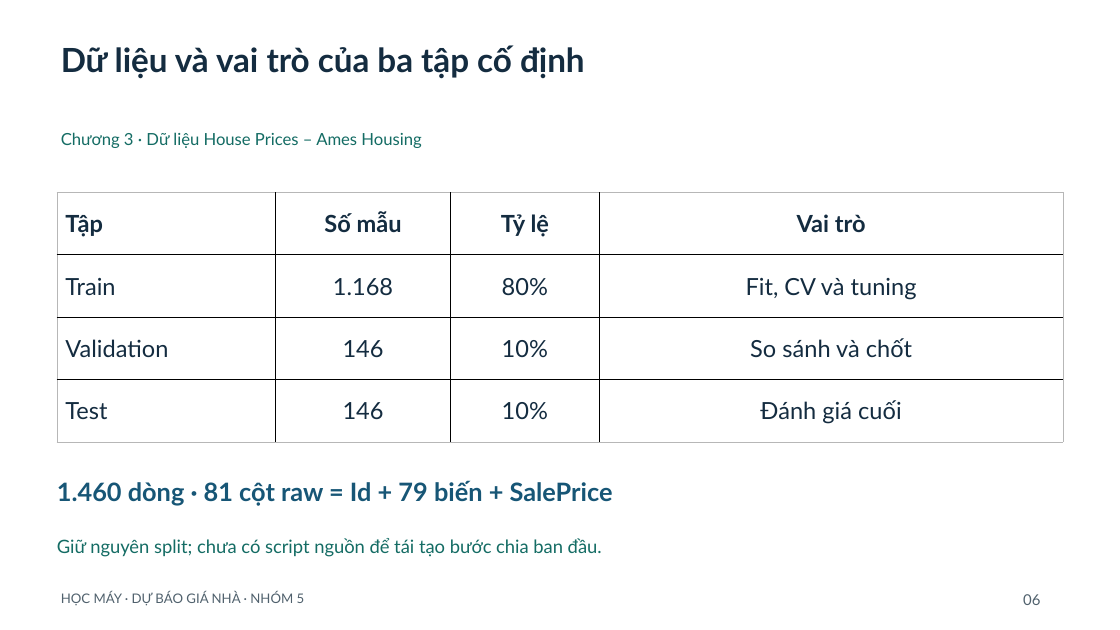
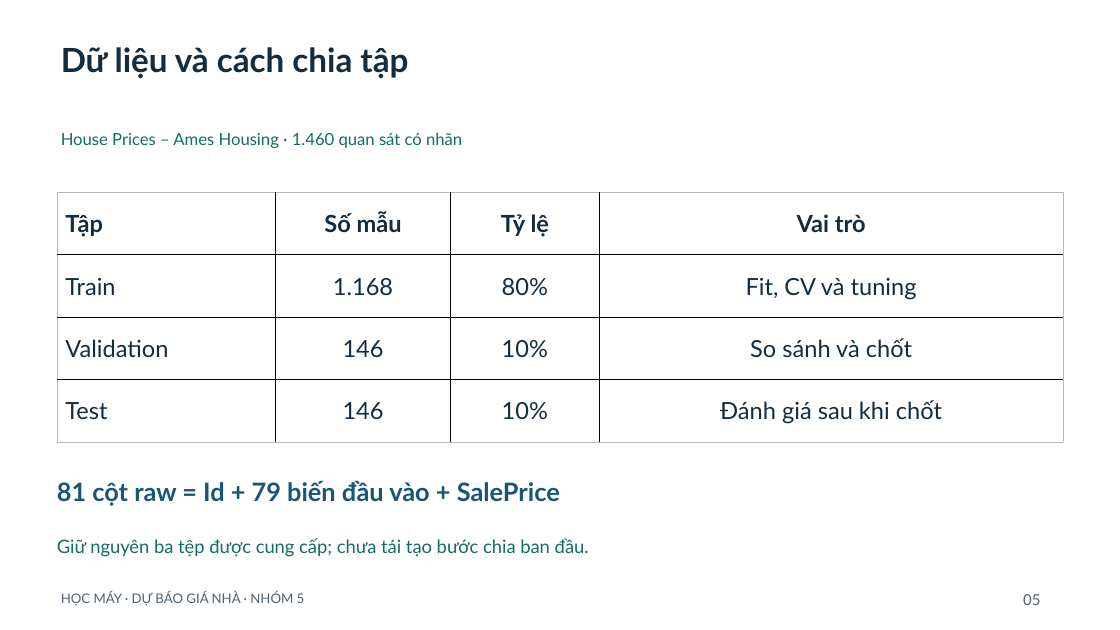
Before and after one commit to ngtd-2609/ames-house-price-prediction, a slide deck: slide 5 of slides/Slide_Hoc_may.pptx (slide 6 before the commit). Drawn at 1120x630 pixels with LibreOffice and Linux fonts; fonts in the diff are those of the drawing. Boxes give left, top, right and bottom in pixels: in the first picture for what was removed or moved away, otherwise in the second. Text is boxed around its words. In the diff, an @@ line names an element or a change of style, - is before the commit and + after.

```diff
--- a/slides/Slide_Hoc_may.pptx
+++ b/slides/Slide_Hoc_may.pptx
@@ text at box(61, 47, 408, 79): text changed @@
-Dữ liệu và vai trò của ba tập cố định
+Dữ liệu và cách chia tập
@@ text at box(61, 132, 462, 148): text changed @@
-Chương 3 · Dữ liệu House Prices – Ames Housing
+House Prices – Ames Housing · 1.460 quan sát có nhãn
@@ table at box(57, 192, 1063, 442) @@
-row 4, column 4: Đánh giá cuối
+row 4, column 4: Đánh giá sau khi chốt
@@ text at box(57, 480, 560, 505): text changed @@
-1.460 dòng · 81 cột raw = Id + 79 biến + SalePrice
+81 cột raw = Id + 79 biến đầu vào + SalePrice
@@ text at box(57, 538, 589, 557): text changed @@
-Giữ nguyên split; chưa có script nguồn để tái tạo bước chia ban đầu.
+Giữ nguyên ba tệp được cung cấp; chưa tái tạo bước chia ban đầu.
@@ text at box(1023, 594, 1040, 605): text changed @@
-06
+05
```
Also in this commit, not shown: 19 other slides changed, 4 slides added, 4 slides removed, 1 other file.
